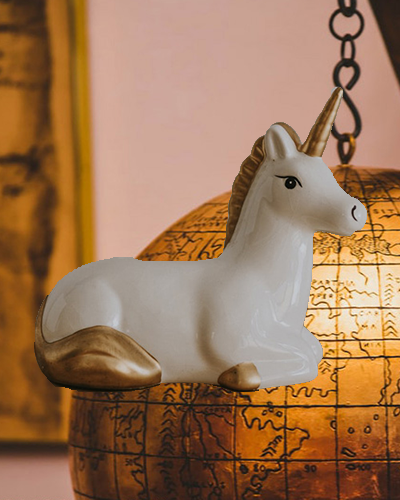
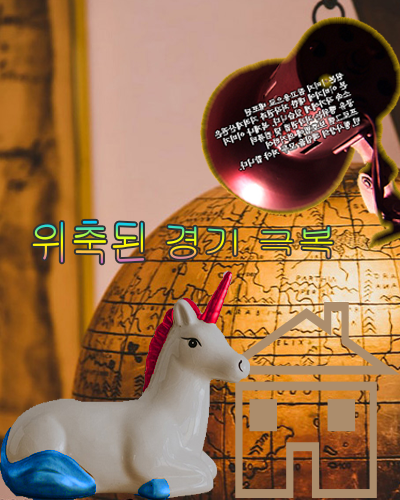
Layers edited between the first and the second 400×500 image:
painted on "Layer 1" over [0, 86, 367, 500]
added layer "Home 1" above "위축된 경기 극복" over [213, 302, 400, 498]
added layer "위축된 경기 극복" above "Layer 2" over [32, 220, 333, 264]
added layer "Layer 2" above "1급-4" over [200, 16, 400, 250]
painted on "1급-4" over [0, 0, 400, 500]
